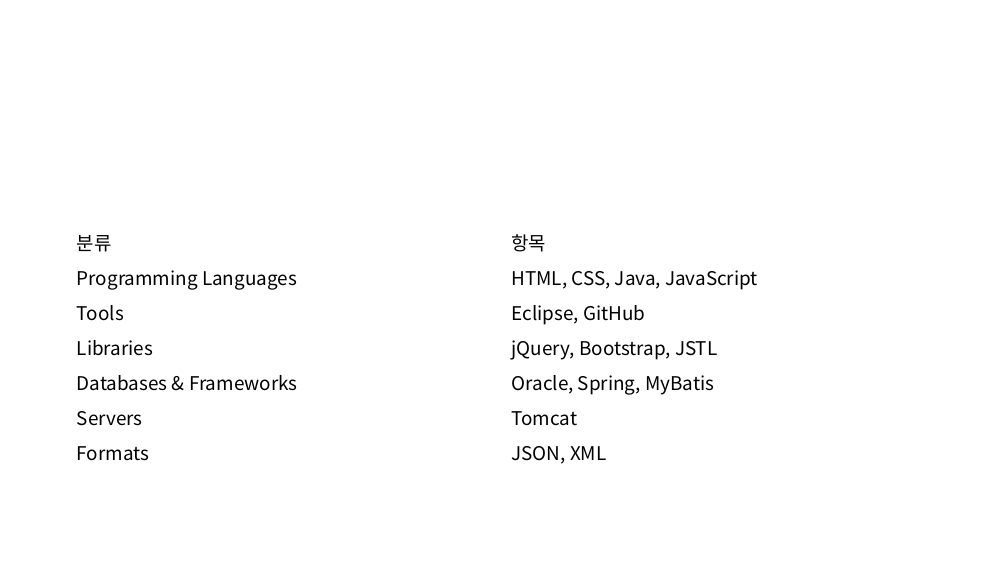
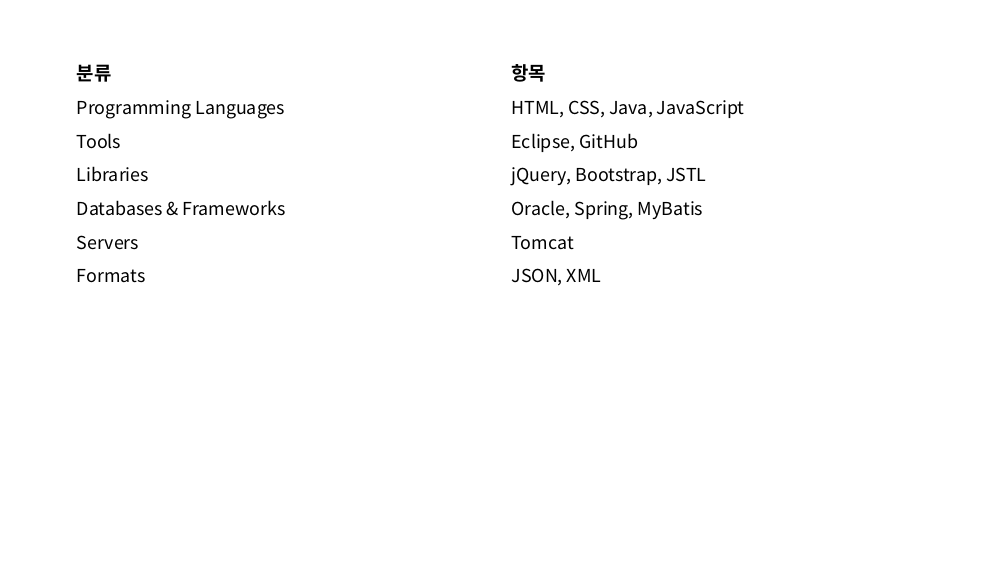
Before and after one commit to Kangchaeyun77/ecommerce7th, a slide deck: slide 2 of resource/30.analysis/320.environment/321.프로젝트 개발환경분석서.pptx. Drawn at 1008x567 pixels with LibreOffice and Linux fonts; fonts in the diff are those of the drawing. Boxes give left, top, right and bottom in pixels: in the first picture for what was removed or moved away, otherwise in the second. Text is boxed around its words. In the diff, an @@ line names an element or a change of style, - is before the commit and + after.

```diff
--- a/resource/30.analysis/320.environment/321.프로젝트 개발환경분석서.pptx
+++ b/resource/30.analysis/320.environment/321.프로젝트 개발환경분석서.pptx
@@ table at (70, 55, 939, 290) @@
@@ bold on in "분류", "항목" @@
@@ size 18 to 17 pt @@
@@ table: place and size @@
-table at (70, 225, 939, 468)
+table at (70, 55, 939, 290)
```
Also in this commit, not shown: 1 other slide changed, 2 other files.
